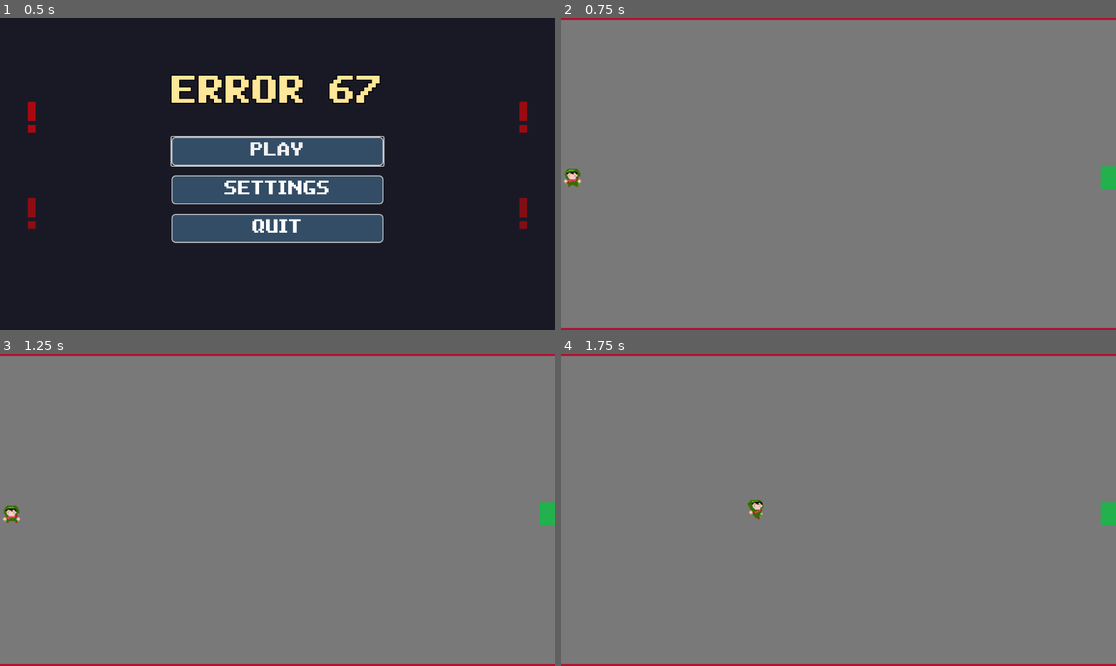
Above: before the commit, frames 1-4 (two rows, left to right).
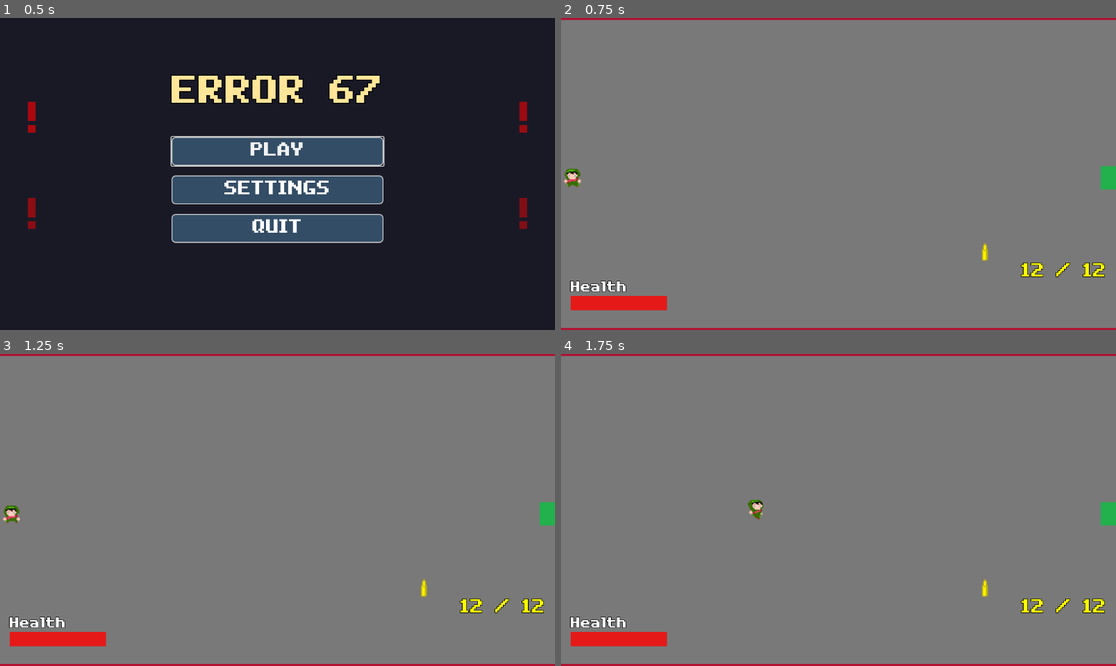
Above: after the commit, the same moments.

Repository: Michael-B-Li/game-jam
Game: Godot game, scene res://ui/main_menu.tscn
Same seed, same stepped clock (60 frames per second), same inputs: the game is played once before the commit and once after it.
Inputs (mouse positions are in pixels of both pictures, inside the frame that each line leads up to):
- Up to frame 1 (0.5 s): no input
- Up to frame 2 (0.75 s): click "PLAY" at 0.5 s
- Up to frame 3 (1.25 s): no input
- Up to frame 4 (1.75 s): move the mouse to (960, 494) at 1.27 s; hold D (move_right) from 1.28 s (still down); tap Q (glitch_1) at 1.35 s

Frame 1 is identical in both runs. In frame 2, 1.4% of the frame differs, in the area x 1-98%, y 72-94%; in frame 3, 1.4%; in frame 4, 1.4%.

Commit message:
Update Player to include UI

Diff:
--- a/player/player.tscn
+++ b/player/player.tscn
@@ -1,7 +1,9 @@
-[gd_scene load_steps=45 format=3 uid="uid://brop5juemvf1j"]
+[gd_scene load_steps=47 format=3 uid="uid://brop5juemvf1j"]
 
 [ext_resource type="Script" uid="uid://dquv612we276c" path="res://player/player.gd" id="1_4flbx"]
 [ext_resource type="Texture2D" uid="uid://cei2hkcb7aq23" path="res://Assets/temp.png" id="2_rkbax"]
+[ext_resource type="PackedScene" uid="uid://bhf7afhuksbra" path="res://ui/ammo_display.tscn" id="2_yw30f"]
+[ext_resource type="PackedScene" path="res://ui/health_bar.tscn" id="3_g1dw6"]
 
 [sub_resource type="AtlasTexture" id="AtlasTexture_g1dw6"]
 atlas = ExtResource("2_rkbax")
@@ -335,6 +337,8 @@
 script = ExtResource("1_4flbx")
 metadata/_edit_group_ = true
 
+[node name="AmmoDisplay" parent="." instance=ExtResource("2_yw30f")]
+
 [node name="AnimatedSprite2D" type="AnimatedSprite2D" parent="."]
 texture_filter = 1
 sprite_frames = SubResource("SpriteFrames_oul6g")
@@ -347,3 +351,5 @@
 [node name="Camera2D" type="Camera2D" parent="."]
 enabled = false
 zoom = Vector2(2, 2)
+
+[node name="HealthBar" parent="." instance=ExtResource("3_g1dw6")]
